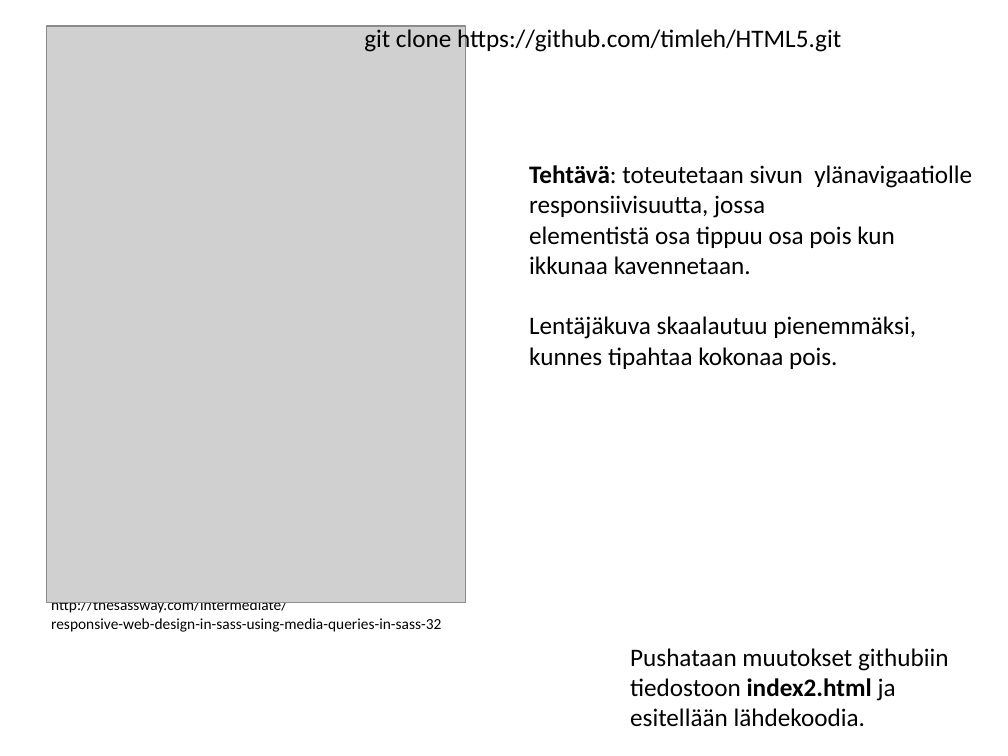
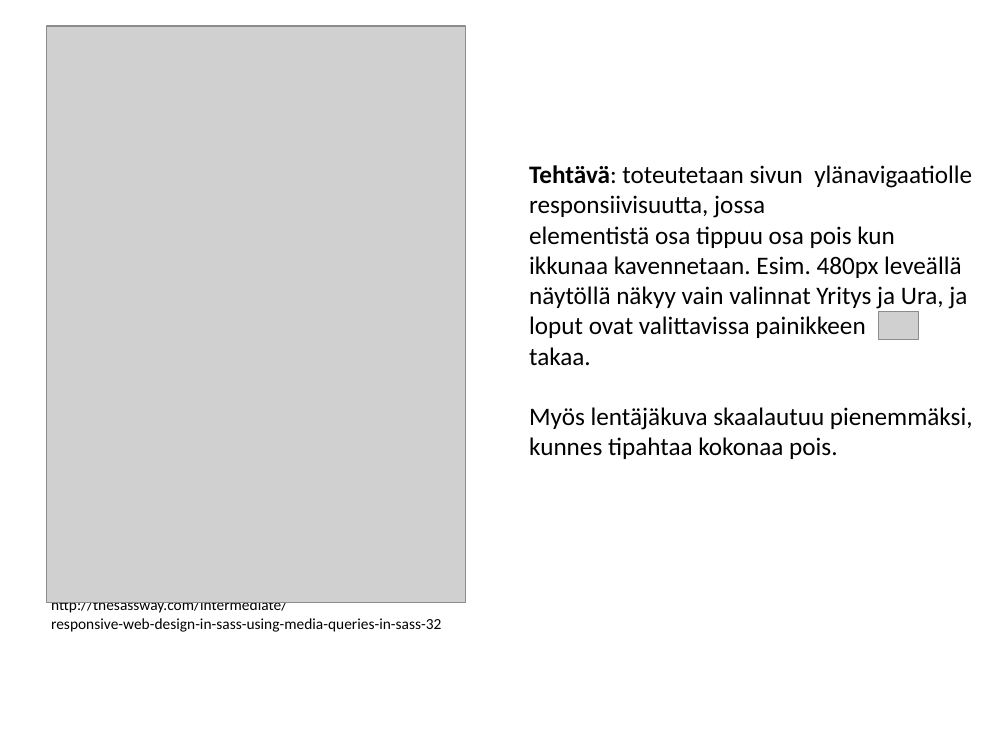
Before and after one commit to joonaspa/HTML5, a slide deck: slide 2 of SASS-tehtavat.pptx. Drawn at 1008x756 pixels with LibreOffice and Linux fonts; fonts in the diff are those of the drawing; grey boxes stand for pictures. Boxes give left, top, right and bottom in pixels: in the first picture for what was removed or moved away, otherwise in the second. Text is boxed around its words. In the diff, an @@ line names an element or a change of style, - is before the commit and + after.

Commit message:
Changed again

```diff
--- a/SASS-tehtavat.pptx
+++ b/SASS-tehtavat.pptx
@@ text removed at box(364, 26, 841, 53) @@
-git clone https://github.com/timleh/HTML5.git
@@ text at box(529, 256, 973, 459): text changed @@
-ikkunaa kavennetaan.
-Lentäjäkuva skaalautuu pienemmäksi,
-kunnes tipahtaa kokonaa pois.
+ikkunaa kavennetaan. Esim. 480px leveällä
+näytöllä näkyy vain valinnat Yritys ja Ura, ja
+loput ovat valittavissa painikkeen
+takaa.
+Myös lentäjäkuva skaalautuu pienemmäksi,
+kunnes tipahtaa kokonaa pois.
@@ picture added at box(879, 311, 919, 340) @@
@@ text removed at box(630, 648, 948, 727) @@
-Pushataan muutokset githubiin
-tiedostoon index2.html ja esitellään lähdekoodia.
```
Also in this commit, not shown: 3 other slides changed, 1 slide added, 2 slides removed.
